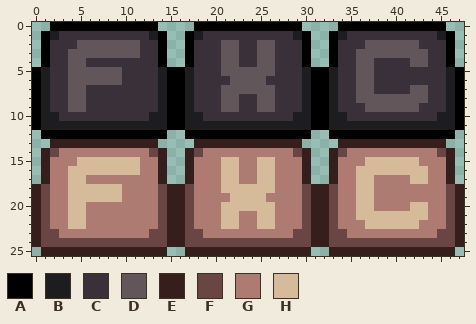
File history of a pixel-art sprite, game/assets/SGQ_ui/inputs/fxc.png. The picture above is the old version.
The file is 48x26 pixels.
Palette (. is transparent): A #000000  B #1d1c1f  C #39303a  D #63565b  E #361e1d  F #694644  G #ad7b71  H #d6bb9a
Pixels before, first column x 0:
 0 ..AAAAAAAAAAAA....AAAAAAAAAAAA....AAAAAAAAAAAA..
 1 .ABCCCCCCCCCCBA..ABCCCCCCCCCCBA..ABCCCCCCCCCCBA.
 2 .ACCCDDDDDDDCCA..ACCCDDCCDDCCCA..ACCCDDDDDDCCCA.
 3 .ACCDDDDDDDDCCA..ACCCDDCCDDCCCA..ACCDDDDDDDDCCA.
 4 .ACCDDCCCCCCCCA..ACCCDDCCDDCCCA..ACCDDCCCCDDCCA.
 5 ABCCDDDDDDCCCCBAABCCCDDDDDDCCCBAABCCDDCCCCCCCCBA
 6 ABCCDDDDDDCCCCBAABCCCCDDDDCCCCBAABCCDDCCCCCCCCBA
 7 ABCCDDCCCCCCCCBAABCCCDDDDDDCCCBAABCCDDCCCCDDCCBA
 8 ABCCDDCCCCCCCCBAABCCCDDCCDDCCCBAABCCDDDDDDDDCCBA
 9 ABCCDDCCCCCCCCBAABCCCDDCCDDCCCBAABCCCDDDDDDCCCBA
10 ABBCCCCCCCCCCBBAABBCCCCCCCCCCBBAABBCCCCCCCCCCBBA
11 ABBBBBBBBBBBBBBAABBBBBBBBBBBBBBAABBBBBBBBBBBBBBA
12 .AAAAAAAAAAAAAA..AAAAAAAAAAAAAA..AAAAAAAAAAAAAA.
13 ..EEEEEEEEEEEE....EEEEEEEEEEEE....EEEEEEEEEEEE..
14 .EFGGGGGGGGGGFE..EFGGGGGGGGGGFE..EFGGGGGGGGGGFE.
15 .EGGGHHHHHHHGGE..EGGGHHGGHHGGGE..EGGGHHHHHHGGGE.
16 .EGGHHHHHHHHGGE..EGGGHHGGHHGGGE..EGGHHHHHHHHGGE.
17 .EGGHHGGGGGGGGE..EGGGHHGGHHGGGE..EGGHHGGGGHHGGE.
18 EFGGHHHHHHGGGGFEEFGGGHHHHHHGGGFEEFGGHHGGGGGGGGFE
19 EFGGHHHHHHGGGGFEEFGGGGHHHHGGGGFEEFGGHHGGGGGGGGFE
20 EFGGHHGGGGGGGGFEEFGGGHHHHHHGGGFEEFGGHHGGGGHHGGFE
21 EFGGHHGGGGGGGGFEEFGGGHHGGHHGGGFEEFGGHHHHHHHHGGFE
22 EFGGHHGGGGGGGGFEEFGGGHHGGHHGGGFEEFGGGHHHHHHGGGFE
23 EFFGGGGGGGGGGFFEEFFGGGGGGGGGGFFEEFFGGGGGGGGGGFFE
24 EFFFFFFFFFFFFFFEEFFFFFFFFFFFFFFEEFFFFFFFFFFFFFFE
25 .EEEEEEEEEEEEEE..EEEEEEEEEEEEEE..EEEEEEEEEEEEEE.
Now the later version:
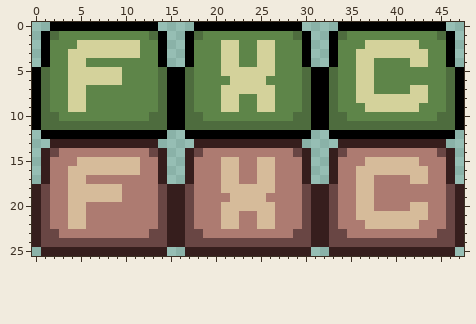
Edits made:
colour B: #1d1c1f -> #4e6c3e
colour C: #39303a -> #5e8549
colour D: #63565b -> #d4d29b
Changed places in both pictures, as pixel boxes (x1, y1, x2, y2):
changed: (41, 31, 455, 130)
